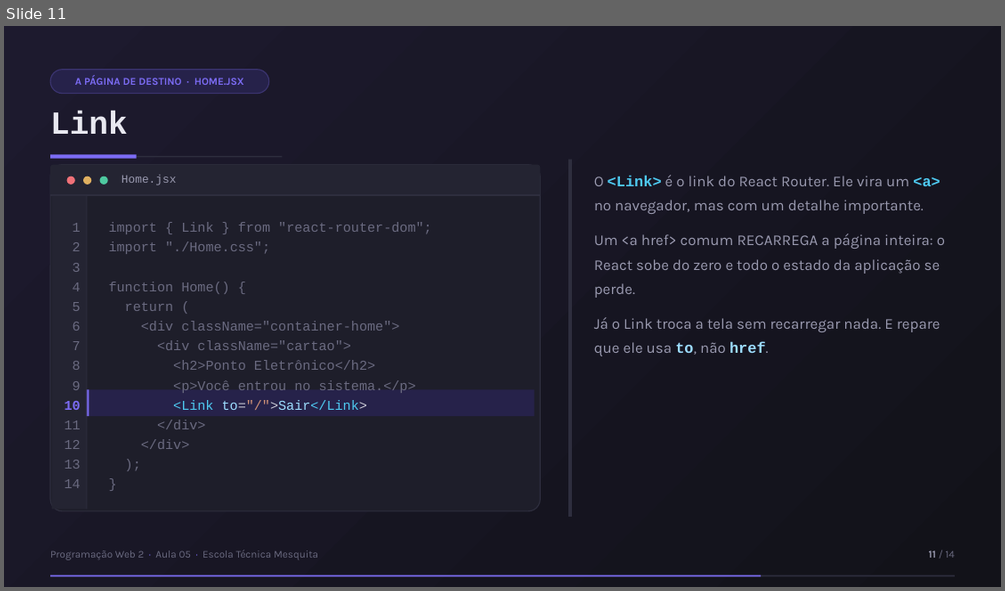
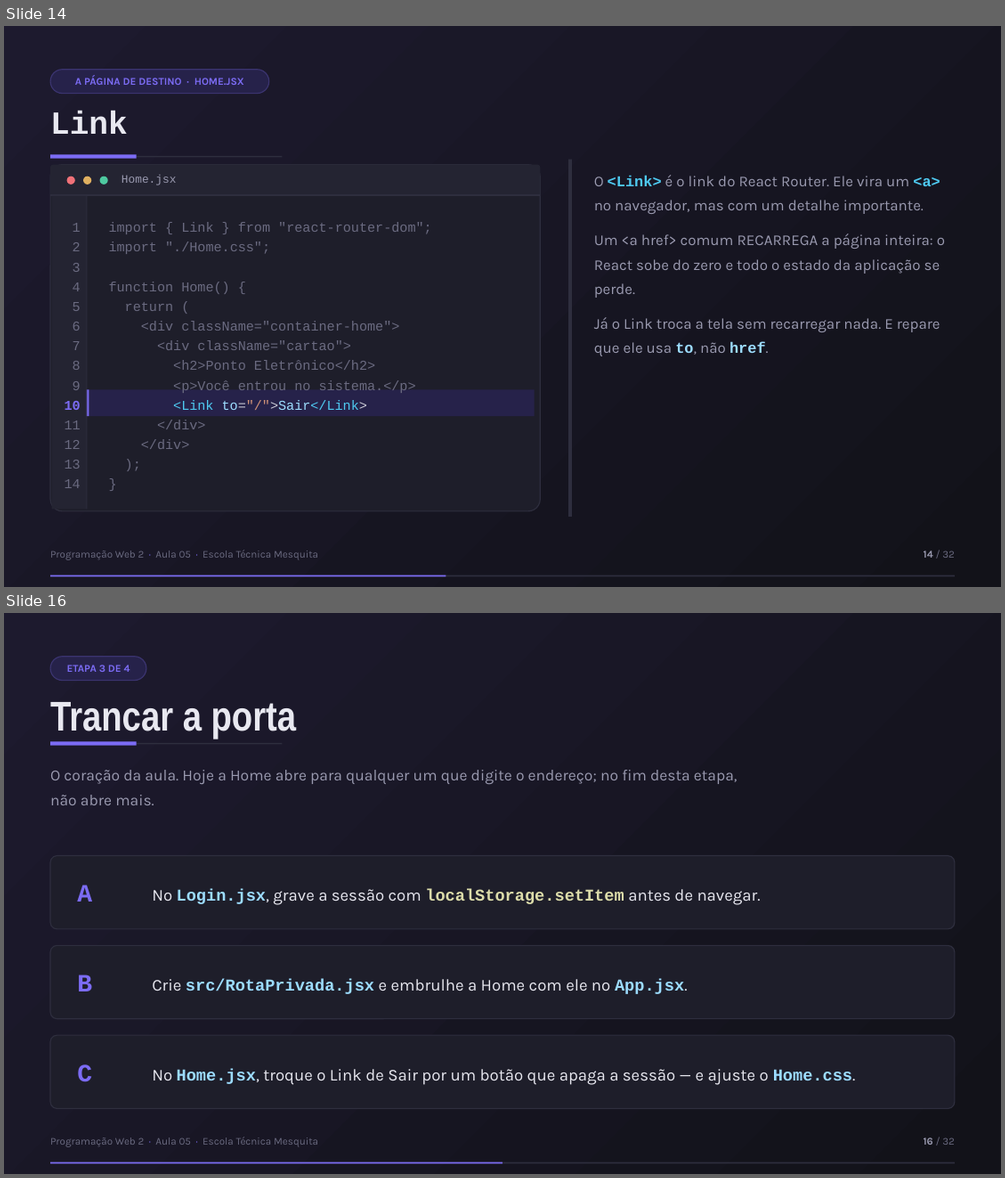
Before and after one commit to enascentedev/aula-desenvolvimento-web, a slide deck: aula-5/slides/Aula05-Navegando-Entre-Paginas.pptx. Shown one above the other, each under a label of ours: slide 11 before the commit, slides 14 and 16 after it; the slides between them are not shown. The pictures are 1005x591 and 1005x1178 pixels, drawn with LibreOffice and Linux fonts; fonts in the diff are those of the drawing. Boxes give left, top, right and bottom in pixels: in the first picture for what was removed or moved away, otherwise in the second. Text is boxed around its words. In the diff, an @@ line names an element or a change of style, - is before the commit and + after.

```diff
--- a/aula-5/slides/Aula05-Navegando-Entre-Paginas.pptx
+++ b/aula-5/slides/Aula05-Navegando-Entre-Paginas.pptx
@@ slide 16 added at (x1=4, y1=613, x2=1001, y2=1174), background #121219 @@
@@ rectangle added at (x1=4, y1=613, x2=1001, y2=1174), fill gradient #1D1A2E to #121219 @@
@@ rounded rectangle added at (x1=50, y1=657, x2=146, y2=681), fill #26224A, outline #3B3470 1 pt @@
@@ text added at (x1=67, y1=665, x2=130, y2=672), 10 pt, text #7C6CF5, bold @@
+ETAPA 3 DE 4
@@ text added at (x1=50, y1=702, x2=296, y2=738), 40 pt, text #E8E8F0, bold @@
+Trancar a porta
@@ rectangle added at (x1=50, y1=743, x2=283, y2=745), fill #2E2E3E @@
@@ rectangle added at (x1=50, y1=742, x2=137, y2=746), fill #7C6CF5 @@
@@ text added at (x1=50, y1=770, x2=737, y2=805), 15 pt, text #9A9AB0 @@
+O coração da aula. Hoje a Home abre para qualquer um que digite o endereço; no fim desta etapa, não abre mais.
@@ rounded rectangle added at (x1=50, y1=856, x2=955, y2=929), fill #1E1E2A, outline #2E2E3E 1 pt @@
@@ text added at (x1=77, y1=884, x2=92, y2=901), 24 pt, text #7C6CF5, bold @@
+A
@@ text added at (x1=152, y1=889, x2=760, y2=905), 16 pt, text #E8E8F0 @@
+No Login.jsx, grave a sessão com localStorage.setItem antes de navegar.
@@ rounded rectangle added at (x1=50, y1=946, x2=955, y2=1019), fill #1E1E2A, outline #2E2E3E 1 pt @@
@@ text added at (x1=77, y1=974, x2=92, y2=991), 24 pt, text #7C6CF5, bold @@
+B
@@ text added at (x1=152, y1=979, x2=688, y2=994), 16 pt, text #E8E8F0 @@
+Crie src/RotaPrivada.jsx e embrulhe a Home com ele no App.jsx.
@@ rounded rectangle added at (x1=50, y1=1035, x2=955, y2=1108), fill #1E1E2A, outline #2E2E3E 1 pt @@
@@ text added at (x1=77, y1=1064, x2=92, y2=1082), 24 pt, text #7C6CF5, bold @@
+C
@@ text added at (x1=152, y1=1069, x2=856, y2=1085), 16 pt, text #E8E8F0 @@
+No Home.jsx, troque o Link de Sair por um botão que apaga a sessão — e ajuste o Home.css.
@@ text added at (x1=50, y1=1136, x2=318, y2=1147), 10 pt, text #6A6A80 @@
+Programação Web 2 · Aula 05 · Escola Técnica Mesquita
@@ text added at (x1=923, y1=1137, x2=955, y2=1144), 10 pt, text #6A6A80 @@
+16 / 32
@@ rectangle added at (x1=50, y1=1162, x2=955, y2=1163), fill #2E2E3E @@
@@ rectangle added at (x1=50, y1=1162, x2=502, y2=1163), fill #7C6CF5 @@
@@ what was slide 11 is now slide 14 @@
@@ slide 14 changed as well @@
@@ text at (x1=923, y1=550, x2=955, y2=557): text changed @@
-11 / 14
+14 / 32
@@ rectangle resized from (x1=50, y1=575, x2=760, y2=576) to (x1=50, y1=575, x2=446, y2=576) @@
```
Also in this commit, not shown: 13 other slides changed, 17 other slides added, 16 other files.
